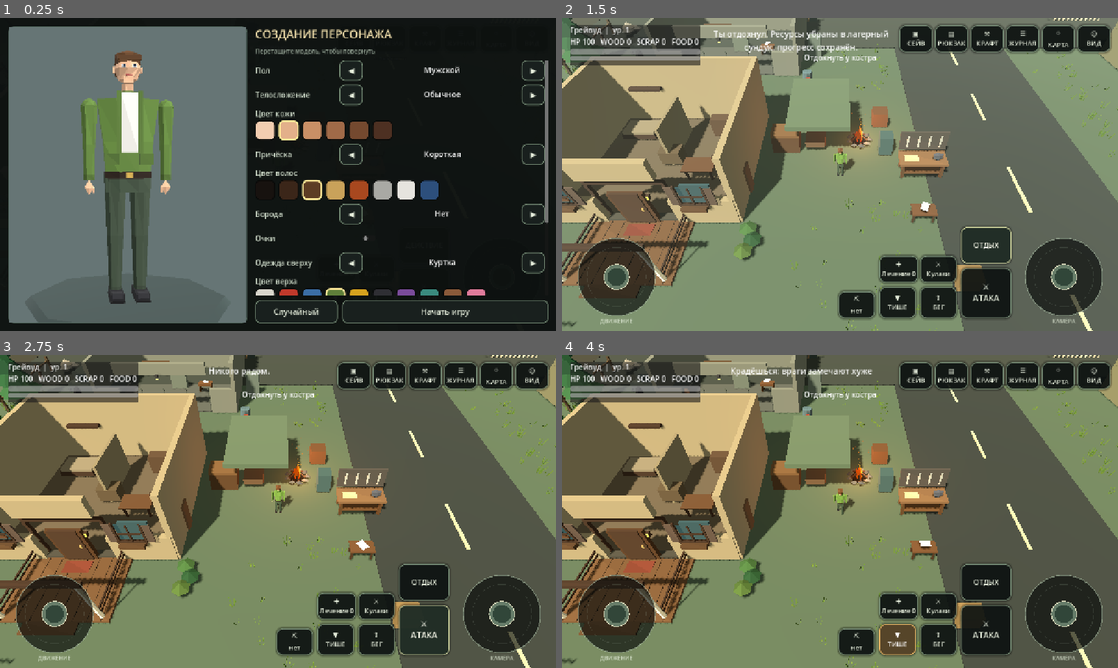
Above: before the commit, frames 1-4 (two rows, left to right).
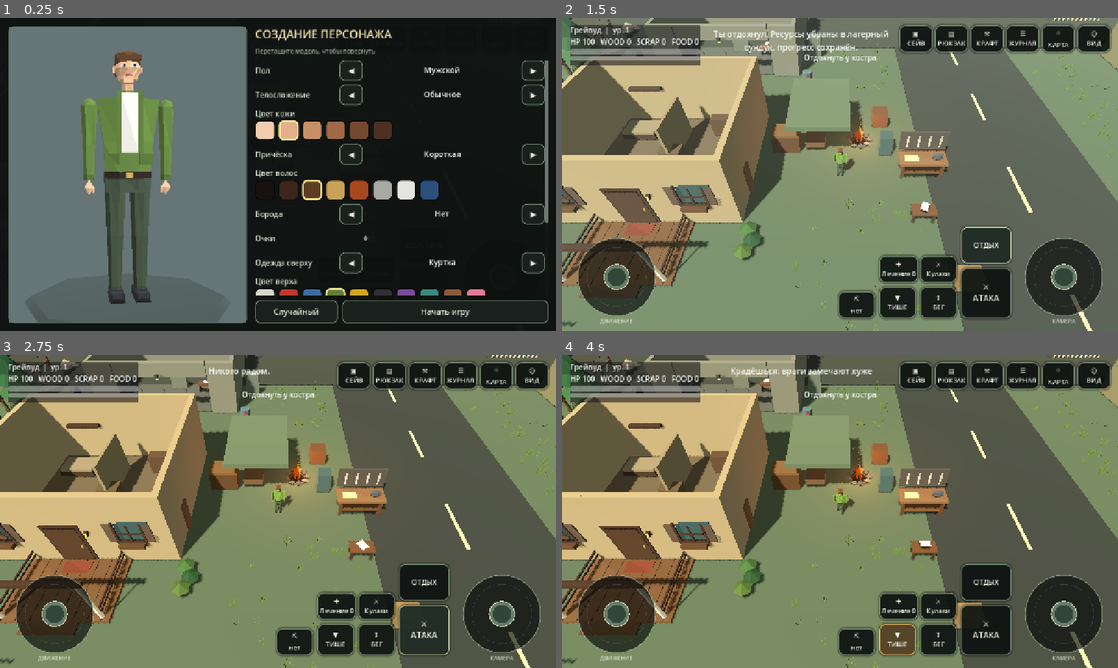
Above: after the commit, the same moments.

Repository: anriell666-byte/AshenForge
Game: Godot game, scene res://scenes/Main.tscn
Same seed, same stepped clock (60 frames per second), same inputs: the game is played once before the commit and once after it.
Inputs:
- Up to frame 1 (0.25 s): no input
- Up to frame 2 (1.5 s): click "Начать игру" at 0.5 s; click "ОТДЫХ" at 1.25 s
- Up to frame 3 (2.75 s): click "⚔ АТАКА" at 2 s
- Up to frame 4 (4 s): click "⇧ БЕГ" at 2.75 s; click "▼ ТИШЕ" at 3.5 s

The runs differ from the first frame. In frame 2, 3.4% of the frame differs, in the area x 0-42%, y 1-66%; in frame 3, 3.5%; in frame 4, 3.5%.

Commit message:
Fix house facades and add harvesting with the attack button
- Front walls of houses, market and garage now have a solid upper facade with real
  door/window openings; it hides while the player is inside
- ATTACK now chops trees and breaks props when no enemy is in reach; trees give wood
  and stay removed after saving; ACTION button shows "RUBIT" near trees

Co-Authored-By: Claude Sonnet 5.5 <noreply@anthropic.com>
Claude-Session: https://claude.ai/code/session_01SrKiWfZCaf7S17q4VNC5XT

Diff:
--- a/scripts/environment_art.gd
+++ b/scripts/environment_art.gd
@@ -53,9 +53,14 @@
     parent.add_child(node)
     return node
 
-static func _solid_cylinder(parent: Node, pos: Vector3, radius: float, height: float) -> void:
+static func _solid_cylinder(parent: Node, pos: Vector3, radius: float, height: float, visual: Node = null) -> void:
     var body := StaticBody3D.new()
     body.position = pos
+    if visual != null:
+        # Trees can be chopped with the attack button (see main.gd _chop_tree).
+        body.add_to_group("choppable")
+        body.set_meta("visual", visual)
+        body.set_meta("hp", 5.0)
     var cs := CollisionShape3D.new()
     var shape := CylinderShape3D.new()
     shape.radius = radius
@@ -80,8 +85,8 @@
         var r := (1.7 - 0.34 * float(i)) * s
         var col: Color = PINE_GREENS[rng.randi() % PINE_GREENS.size()]
         b.frustum(Vector3(0, (1.1 + 0.95 * float(i)) * s, 0), 1.45 * s, r, r, 0.12 * s, 0.12 * s, 7, col, Vector2.ZERO, rng.randf() * 50.0)
-    _finish(parent, b, "Pine", pos, rng.randf() * TAU)
-    _solid_cylinder(parent, pos, 0.4 * s, 3.0)
+    var vis := _finish(parent, b, "Pine", pos, rng.randf() * TAU)
+    _solid_cylinder(parent, pos, 0.4 * s, 3.0, vis)
 
 static func oak(parent: Node, pos: Vector3, s: float = 1.0) -> void:
     var rng := _rng_for(pos, 2)
@@ -97,8 +102,8 @@
         var rad := (1.1 + rng.randf() * 0.35) * s
         b.blob(Vector3(cos(a) * 0.85 * s, (2.9 + rng.randf() * 0.7) * s, sin(a) * 0.85 * s), Vector3(rad, rad * 0.82, rad), col, 3, 7)
     b.blob(Vector3(0, 3.7 * s, 0), Vector3(1.25 * s, 1.0 * s, 1.25 * s), LEAF_GREENS[rng.randi() % LEAF_GREENS.size()], 3, 7)
-    _finish(parent, b, "Oak", pos, rng.randf() * TAU)
-    _solid_cylinder(parent, pos, 0.42 * s, 3.0)
+    var vis := _finish(parent, b, "Oak", pos, rng.randf() * TAU)
+    _solid_cylinder(parent, pos, 0.42 * s, 3.0, vis)
 
 static func dead_tree(parent: Node, pos: Vector3, s: float = 1.0) -> void:
     var rng := _rng_for(pos, 3)
@@ -110,8 +115,8 @@
         var a := float(i) * 2.4 + rng.randf()
         var len := (1.0 - float(i) * 0.1) * s
         b.limb_between(Vector3(0, y, 0), Vector3(cos(a) * len, y + 0.7 * s, sin(a) * len), 0.08 * s, 0.025 * s, wood.darkened(0.1), 4)
-    _finish(parent, b, "Dead tree", pos, rng.randf() * TAU)
-    _solid_cylinder(parent, pos, 0.32 * s, 2.5)
+    var vis := _finish(parent, b, "Dead tree", pos, rng.randf() * TAU)
+    _solid_cylinder(parent, pos, 0.32 * s, 2.5, vis)
 
 static func bush(parent: Node, pos: Vector3, s: float = 1.0) -> void:
     var rng := _rng_for(pos, 4)
--- a/scripts/expansion.gd
+++ b/scripts/expansion.gd
@@ -15,7 +15,26 @@
     _spawn_wildlife()
     _add_controls()
     _refresh_status()
+var _facades: Array = []
+var _facade_timer := 0.0
+func _update_facades(delta: float) -> void:
+    _facade_timer -= delta
+    if _facade_timer > 0.0 or not is_instance_valid(game.player):
+        return
+    _facade_timer = 0.15
+    if _facades.is_empty():
+        for n in game.find_children("FacadeUpper", "Node3D", true, false):
+            _facades.append(n)
+    var p: Vector3 = game.player.global_position
+    for f in _facades:
+        if not is_instance_valid(f):
+            continue
+        var house: Node3D = f.get_parent()
+        var local: Vector3 = p - house.global_position
+        var inside: bool = absf(local.x) < 5.6 and local.z > -5.0 and local.z < 5.2
+        f.visible = not inside
 func _process(delta: float) -> void:
+    _update_facades(delta)
     for animal in animals:
         if not is_instance_valid(animal): continue
         var data: Dictionary = animal_data.get(animal.get_instance_id(), {})
--- a/scripts/main.gd
+++ b/scripts/main.gd
@@ -837,16 +837,12 @@
     if not nearest_drop.is_empty():
         _set_hint("Подобрать: %s ×%d" % [String(ID.RES_LABELS.get(str(nearest_drop.resource), str(nearest_drop.resource))), int(nearest_drop.amount)], "ВЗЯТЬ")
         return
-    var nearest_prop: Node = null
-    var prop_distance := 3.2
-    for prop in props:
-        if is_instance_valid(prop):
-            var distance: float = player.global_position.distance_to(prop.global_position)
-            if distance < prop_distance:
-                prop_distance = distance
-                nearest_prop = prop
+    var nearest_prop: Node = _harvest_target(3.2)
     if nearest_prop:
-        _set_hint("Разобрать: %s" % nearest_prop.object_name, "РАЗОБРАТЬ")
+        if nearest_prop.is_in_group("choppable"):
+            _set_hint("Дерево: бей АТАКОЙ или кнопкой РУБИТЬ", "РУБИТЬ")
+        else:
+            _set_hint("Разобрать: %s (АТАКА или РАЗОБРАТЬ)" % nearest_prop.object_name, "РАЗОБРАТЬ")
     elif world and not world.call("nearest_note", player.global_position).is_empty():
         _set_hint("Прочитать: %s" % String(world.call("nearest_note", player.global_position)["data"]["title"]), "ЧИТАТЬ")
     elif player.global_position.distance_to(workbench_position) < 3.0:
@@ -940,18 +936,53 @@
         show_message("Ты отдохнул. Ресурсы убраны в лагерный сундук, прогресс сохранён.")
         refresh_hud()
         return
+    var target := _harvest_target(3.2)
+    if target:
+        _harvest_hit(target)
+    else:
+        show_message("Рядом нечего собирать. Подойди ближе к дереву, камню или предмету.")
+
+## Nearest breakable prop or choppable tree within `max_dist`.
+func _harvest_target(max_dist: float) -> Node:
     var nearest: Node = null
-    var best := 3.2
+    var best := max_dist
     for prop in props:
         if is_instance_valid(prop):
             var d: float = player.global_position.distance_to(prop.global_position)
             if d < best:
                 best = d
                 nearest = prop
-    if nearest:
-        nearest.call("damage_object")
+    for tree in get_tree().get_nodes_in_group("choppable"):
+        if is_instance_valid(tree):
+            var d2: float = player.global_position.distance_to((tree as Node3D).global_position) - 0.6
+            if d2 < best:
+                best = d2
+                nearest = tree
+    return nearest
+
+func _harvest_hit(target: Node) -> void:
+    if target.is_in_group("choppable"):
+        var power: float = float(progress.call("harvest_power", "wood"))
+        progress.call("wear_for_harvest")
+        var hp: float = float(target.get_meta("hp")) - power
+        target.set_meta("hp", hp)
+        var vis = target.get_meta("visual")
+        if is_instance_valid(vis):
+            var tween := (vis as Node3D).create_tween()
+            tween.tween_property(vis, "scale", Vector3(1.04, 0.97, 1.04), 0.05)
+            tween.tween_property(vis, "scale", Vector3.ONE, 0.08)
+        show_message("Дерево: %d/5" % maxi(0, int(ceil(hp))))
+        if hp <= 0.0:
+            var key := "Tree@%d,%d,%d" % [roundi((target as Node3D).global_position.x), roundi((target as Node3D).global_position.y), roundi((target as Node3D).global_position.z)]
+            if not salvaged_ids.has(key):
+                salvaged_ids.append(key)
+            spawn_loot("wood", 3, (target as Node3D).global_position)
+            _gain_xp(10)
+            if is_instance_valid(vis):
+                vis.queue_free()
+            target.queue_free()
     else:
-        show_message("Подойди ближе к объекту или лагерю.")
+        target.call("damage_object")
 
 func attack_cooldown_value() -> float:
     return float(progress.attack_stats()["cooldown"]) if progress else 0.5
@@ -1025,8 +1056,11 @@
         if expansion and expansion.call("try_attack", animal_damage, maxf(reach, 2.8)):
             progress.wear(String(stats["id"]), 1.0)
             return
-        if kind == "cone":
-            progress.wear(String(stats["id"]), 1.0)
+        if kind != "ranged":
+            var target := _harvest_target(maxf(2.6, minf(reach, 3.4)))
+            if target:
+                _harvest_hit(target)
+                return
         show_message("Мимо." if kind == "ranged" else "Никого рядом.")
         return
     var knock_force := float(stats.get("knockback", 0.0))
@@ -1225,6 +1259,13 @@
             if salvaged_ids.has(key):
                 props.erase(prop)
                 prop.queue_free()
+    for tree in get_tree().get_nodes_in_group("choppable"):
+        var tkey := "Tree@%d,%d,%d" % [roundi((tree as Node3D).global_position.x), roundi((tree as Node3D).global_position.y), roundi((tree as Node3D).global_position.z)]
+        if salvaged_ids.has(tkey):
+            var tvis = tree.get_meta("visual")
+            if is_instance_valid(tvis):
+                tvis.queue_free()
+            tree.queue_free()
     refresh_hud()
     _refresh_inventory_ui()
     _refresh_chest_ui()
--- a/scripts/visual_upgrade.gd
+++ b/scripts/visual_upgrade.gd
@@ -46,15 +46,24 @@
     _box(root,"Left solid wall",Vector3(-4.35,2.0,0),Vector3(0.28,4.0,8.0),tint,true)
     _box(root,"Right solid wall",Vector3(4.35,2.0,0),Vector3(0.28,4.0,8.0),tint,true)
     # A low, visible front wall keeps the room enclosed without blocking the camera.
-    _box(root,"Front cutaway left",Vector3(-3.0,0.78,3.92),Vector3(2.8,1.56,0.3),tint,true)
-    _box(root,"Front cutaway right",Vector3(3.0,0.78,3.92),Vector3(2.8,1.56,0.3),tint,true)
-    _box(root,"Door header",Vector3(0,3.35,3.92),Vector3(3.2,1.0,0.3),tint,true)
+    # Lower front wall is solid; the upper facade (windows, door header) is drawn as a
+    # separate group that hides while the player is inside, so the room stays visible.
+    _box(root,"Front wall left",Vector3(-2.6,0.75,3.92),Vector3(3.8,1.5,0.3),tint,true)
+    _box(root,"Front wall right",Vector3(2.6,0.75,3.92),Vector3(3.8,1.5,0.3),tint,true)
+    var fac := Node3D.new()
+    fac.name = "FacadeUpper"
+    root.add_child(fac)
+    _box(fac,"Door header",Vector3(0,3.15,3.92),Vector3(1.4,1.7,0.3),tint,false)
+    for sd in [-1.0, 1.0]:
+        _box(fac,"Pier inner",Vector3(sd*1.475,2.75,3.92),Vector3(1.55,2.5,0.3),tint,false)
+        _box(fac,"Pier outer",Vector3(sd*3.925,2.75,3.92),Vector3(1.15,2.5,0.3),tint,false)
+        _box(fac,"Window lintel",Vector3(sd*2.8,3.25,3.92),Vector3(1.1,1.5,0.3),tint,false)
     var trim := Color(0.22,0.16,0.12)
     for x in [-4.18,4.18]:
         _box(root,"Timber corner post",Vector3(x,2.0,3.72),Vector3(0.16,3.85,0.16),trim,false)
-    for x in [-1.62,1.62]:
-        _box(root,"Door jamb",Vector3(x,1.2,3.72),Vector3(0.14,2.4,0.16),trim,false)
-    _box(root,"Door lintel trim",Vector3(0,2.42,3.72),Vector3(3.35,0.16,0.16),trim,false)
+    for x in [-0.72,0.72]:
+        _box(root,"Door jamb",Vector3(x,1.15,4.05),Vector3(0.12,2.3,0.14),trim,false)
+    _box(root,"Door lintel trim",Vector3(0,2.34,4.05),Vector3(1.6,0.14,0.14),trim,false)
     # Interior partitions and furniture are deliberately low-detail but readable silhouettes.
     _box(root,"Interior divider",Vector3(0,1.2,-1.15),Vector3(0.14,2.4,3.0),tint.darkened(0.14),true)
     _box(root,"Bed base",Vector3(-2.65,0.23,-2.35),Vector3(1.9,0.3,1.25),Color(0.23,0.17,0.13),true)
@@ -83,7 +92,13 @@
     _box(root,"Market right wall",Vector3(4.85,2.0,0),Vector3(0.28,4.0,8.9),tint,true)
     _box(root,"Market entrance left",Vector3(-3.9,0.85,4.35),Vector3(1.9,1.7,0.3),tint,true)
     _box(root,"Market entrance right",Vector3(3.9,0.85,4.35),Vector3(1.9,1.7,0.3),tint,true)
-    _box(root,"Market entrance header",Vector3(0,3.35,4.35),Vector3(5.9,1.1,0.3),tint,true)
+    var fac := Node3D.new()
+    fac.name = "FacadeUpper"
+    root.add_child(fac)
+    _box(fac,"Market entrance header",Vector3(0,3.35,4.35),Vector3(5.9,1.3,0.3),tint,false)
+    for sd in [-1.0, 1.0]:
+        _box(fac,"Market pier",Vector3(sd*3.9,2.85,4.35),Vector3(1.9,2.3,0.3),tint,false)
+        _box(fac,"Market window",Vector3(sd*3.9,2.4,4.52),Vector3(1.2,0.9,0.05),Color(0.13,0.23,0.26),false)
     _box(root,"Shop counter detail",Vector3(0,0.65,-1.0),Vector3(5.6,1.25,0.8),Color(0.26,0.20,0.14),true)
     for x in [-3.7,3.7]:
         _box(root,"Grocery rack",Vector3(x,1.0,-1.9),Vector3(0.5,2.0,3.2),Color(0.28,0.24,0.18),true)
@@ -100,7 +115,12 @@
     _box(root,"Garage right wall",Vector3(4.85,1.8,0),Vector3(0.28,3.6,8),tint,true)
     _box(root,"Garage front left",Vector3(-4.0,0.9,3.85),Vector3(1.7,1.8,0.3),tint,true)
     _box(root,"Garage front right",Vector3(4.0,0.9,3.85),Vector3(1.7,1.8,0.3),tint,true)
-    _box(root,"Garage lintel",Vector3(0,3.15,3.85),Vector3(6.2,0.8,0.3),tint,true)
+    var fac := Node3D.new()
+    fac.name = "FacadeUpper"
+    root.add_child(fac)
+    _box(fac,"Garage lintel",Vector3(0,3.1,3.85),Vector3(6.2,1.0,0.3),tint,false)
+    for sd in [-1.0, 1.0]:
+        _box(fac,"Garage pier",Vector3(sd*4.0,2.7,3.85),Vector3(1.7,1.8,0.3),tint,false)
     _box(root,"Workbench top",Vector3(-2.5,1.0,-2.2),Vector3(2.4,0.14,0.8),Color(0.28,0.21,0.14),true)
     _box(root,"Workbench legs",Vector3(-2.5,0.48,-2.2),Vector3(2.2,0.9,0.12),Color(0.18,0.2,0.19),true)
     _box(root,"Tool board",Vector3(-2.5,2.1,-3.65),Vector3(2.7,1.25,0.12),Color(0.25,0.29,0.27),true)
@@ -122,8 +142,8 @@
         _box(root, "Roof ridge", Vector3(0,4.9,0), Vector3(0.22,0.22,8.7), trim, false)
         for z in [-2.7,0.0,2.7]:
             _box(root, "Roof seam", Vector3(0,4.82,z), Vector3(8.2,0.06,0.06), trim, false)
-        _box(root, "Front door", Vector3(0,1.05,4.09), Vector3(1.18,2.1,0.12), Color(0.25,0.18,0.13), false)
-        _box(root, "Door handle", Vector3(0.43,1.1,4.17), Vector3(0.07,0.16,0.05), Color(0.62,0.52,0.31), false)
+        _box(root, "Front door", Vector3(0,1.1,4.09), Vector3(1.32,2.2,0.12), Color(0.25,0.18,0.13), false)
+        _box(root, "Door handle", Vector3(0.5,1.1,4.17), Vector3(0.07,0.16,0.05), Color(0.62,0.52,0.31), false)
         for x in [-2.8,2.8]:
             _box(root, "Window crossbar", Vector3(x,2.0,4.16), Vector3(1.0,0.07,0.06), trim, false)
             _box(root, "Window vertical bar", Vector3(x,2.0,4.16), Vector3(0.07,0.98,0.06), trim, false)
